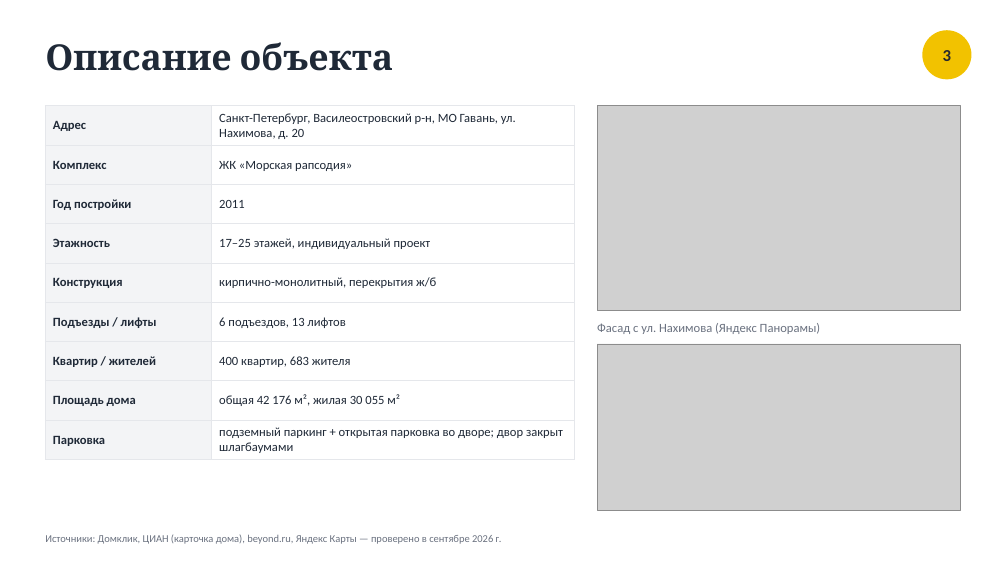
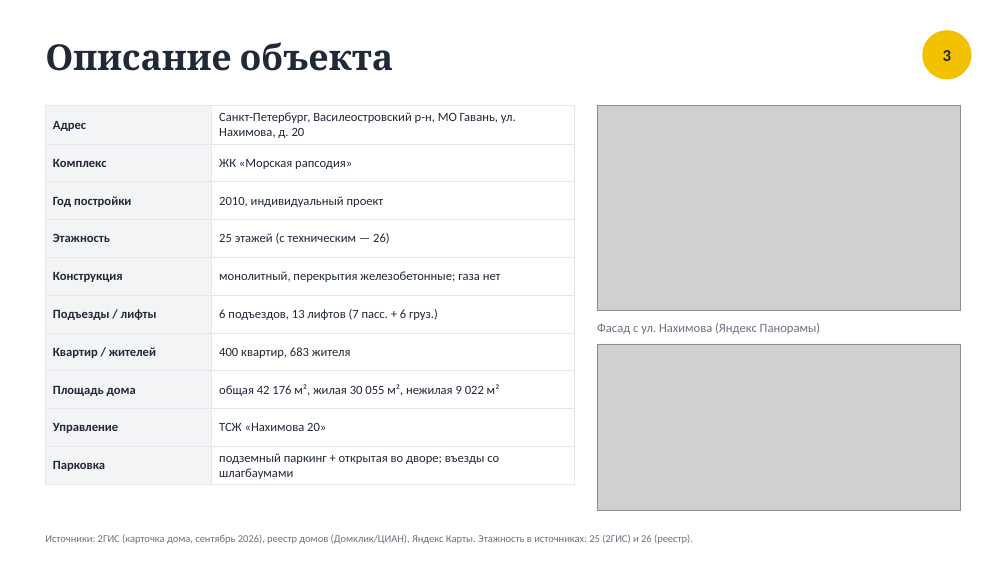
Before and after one commit to shortisshow-prog/mirigrushek, a slide deck: slide 3 of parking/Парковка_Нахимова_20.pptx. Drawn at 1008x567 pixels with LibreOffice and Linux fonts; fonts in the diff are those of the drawing; grey boxes stand for pictures. Boxes give left, top, right and bottom in pixels: in the first picture for what was removed or moved away, otherwise in the second. Text is boxed around its words. In the diff, an @@ line names an element or a change of style, - is before the commit and + after.

```diff
--- a/parking/Парковка_Нахимова_20.pptx
+++ b/parking/Парковка_Нахимова_20.pptx
@@ table at <box>45,106,575,483</box> @@
-row 3, column 2: 2011
+row 3, column 2: 2010, индивидуальный проект
-row 4, column 2: 17–25 этажей, индивидуальный проект
+row 4, column 2: 25 этажей (с техническим — 26)
-row 5, column 2: кирпично-монолитный, перекрытия ж/б
+row 5, column 2: монолитный, перекрытия железобетонные; газа нет
-row 6, column 2: 6 подъездов, 13 лифтов
+row 6, column 2: 6 подъездов, 13 лифтов (7 пасс. + 6 груз.)
-row 8: Площадь дома | общая 42 176 м², жилая 30 055 м²
-row 9: Парковка | подземный паркинг + открытая парковка во дворе; двор закрыт шлагбаумами
+row 8: Площадь дома | общая 42 176 м², жилая 30 055 м², нежилая 9 022 м²
+row 9: Управление | ТСЖ «Нахимова 20»
+row 10: Парковка | подземный паркинг + открытая во дворе; въезды со шлагбаумами
@@ text at <box>45,534,693,544</box>: text changed @@
-Источники: Домклик, ЦИАН (карточка дома), beyond.ru, Яндекс Карты — проверено в сентябре 2026 г.
+Источники: 2ГИС (карточка дома, сентябрь 2026), реестр домов (Домклик/ЦИАН), Яндекс Карты. Этажность в источниках: 25 (2ГИС) и 26 (реестр).
```
Also in this commit, not shown: 6 other slides changed, 1 slide removed, 19 other files.
